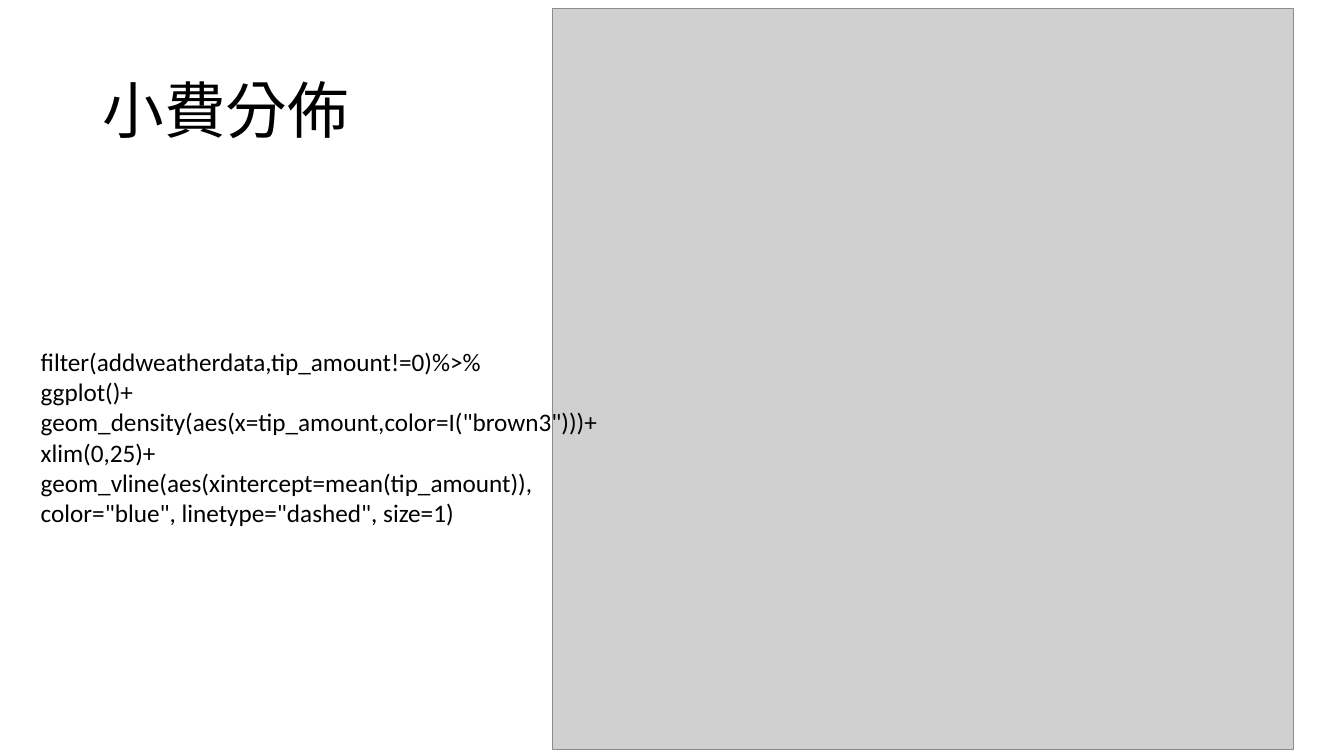
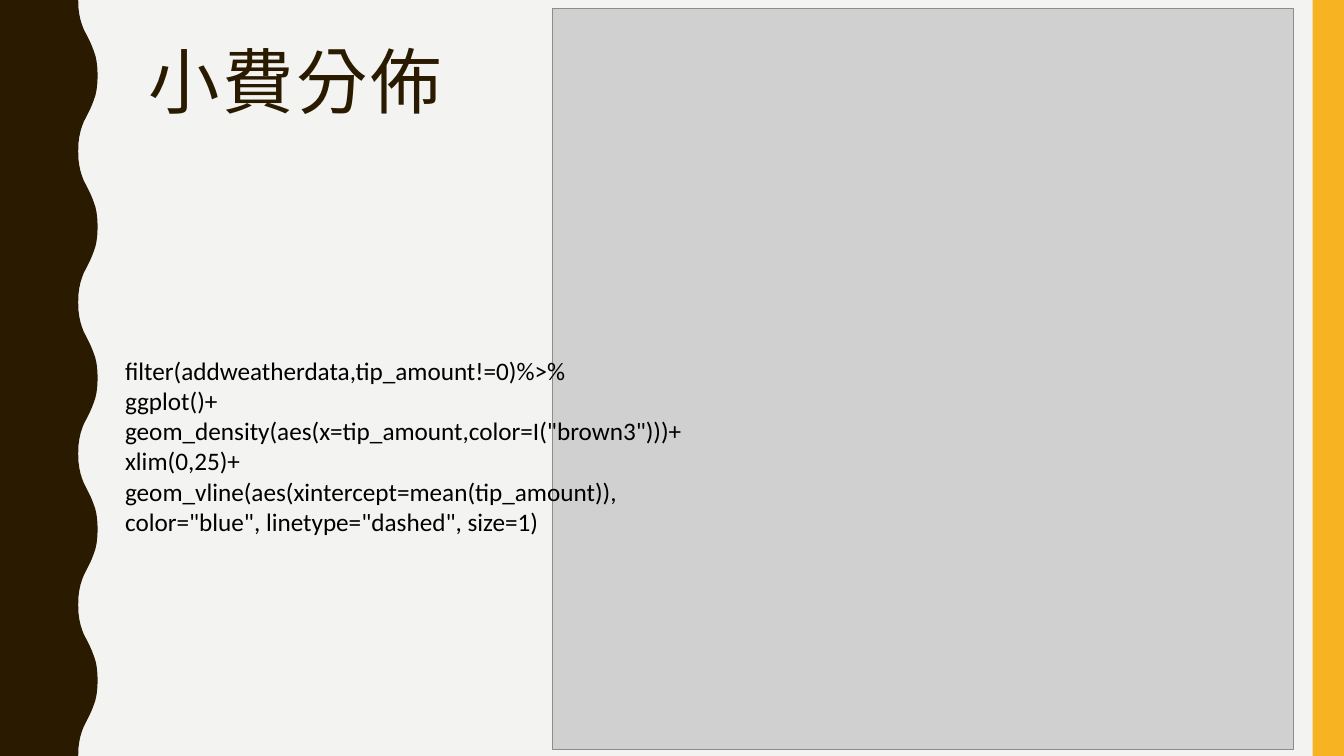
Before and after one commit to what211228/R-Final-Project, a slide deck: slide 9 of R.pptx. Drawn at 1344x756 pixels with LibreOffice and Linux fonts; fonts in the diff are those of the drawing; grey boxes stand for pictures. Boxes give left, top, right and bottom in pixels: in the first picture for what was removed or moved away, otherwise in the second. Text is boxed around its words. In the diff, an @@ line names an element or a change of style, - is before the commit and + after.

```diff
--- a/R.pptx
+++ b/R.pptx
@@ background #FFFFFF to #F3F3F2 @@
@@ freeform shape added at (0,0,98,756), fill #2A1A00 @@
@@ rectangle added at (1313,0,1344,756), fill #F8B323 @@
@@ title "小費分佈": place and size @@
-title "小費分佈" at (102,81,348,138)
+title "小費分佈" at (148,48,442,114)
@@ title "小費分佈" at (148,48,442,114): size 44 to 51 pt, font Calibri to Arial Narrow, text colour #000000 to #2A1A00, letter spacing 0 to 2 pt; vertical alignment middle to top @@
@@ text "filter(addweatherdata,tip_amount!=0)%>%": place and size @@
-text "filter(addweatherdata,tip_amount!=0)%>%" at (41,352,597,526)
+text "filter(addweatherdata,tip_amount!=0)%>%" at (125,359,681,535)
```
Also in this commit, not shown: 14 other slides changed, 1 other file.
